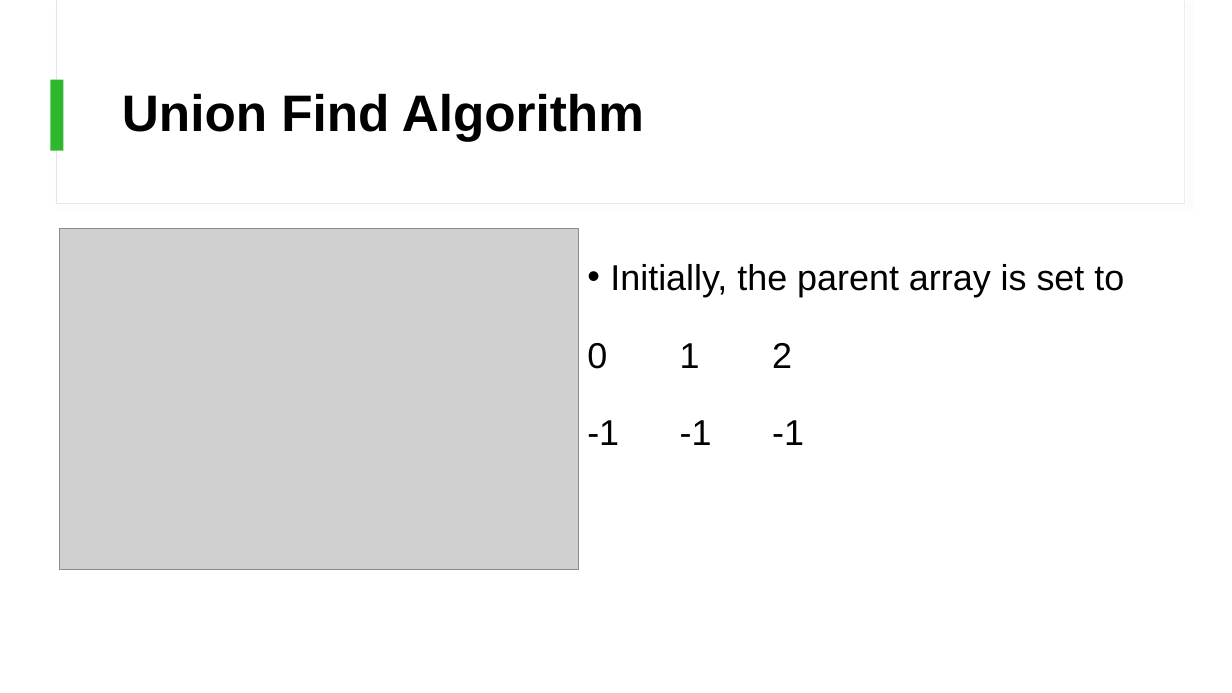
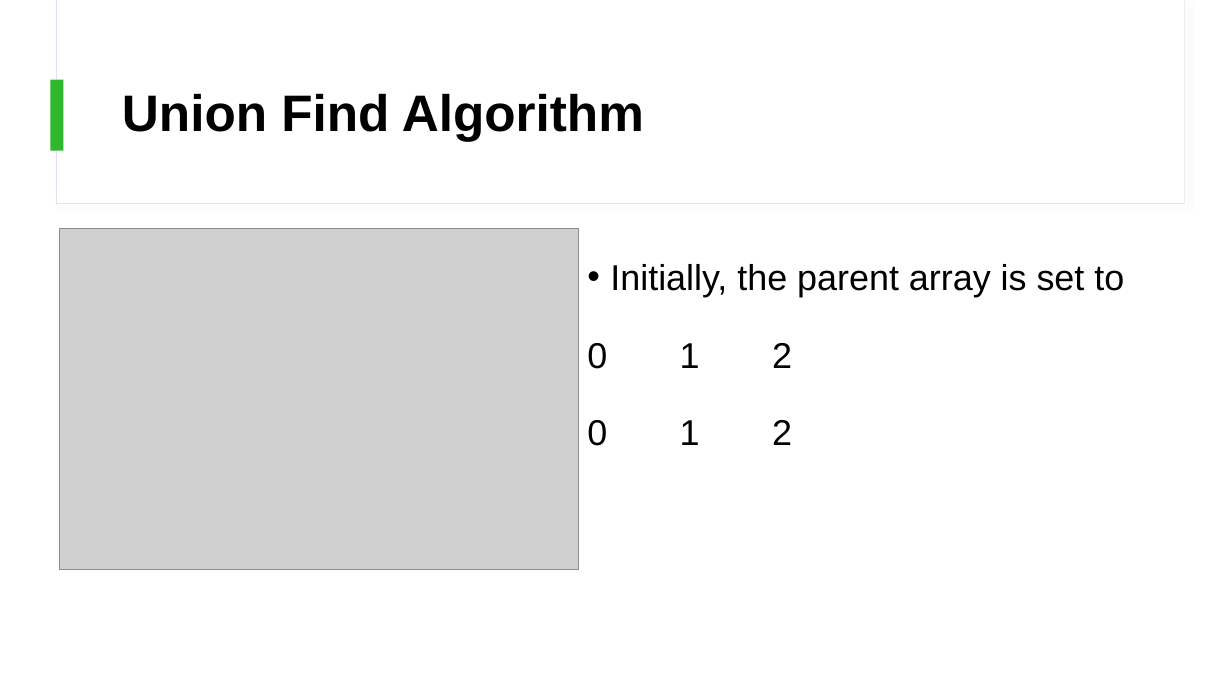
Before and after one commit to KarinaSang/Teaching, a slide deck: slide 23 of CCC_Senior/Week4/Week4.pptx. Drawn at 1232x693 pixels with LibreOffice and Linux fonts; fonts in the diff are those of the drawing; grey boxes stand for pictures. Boxes give left, top, right and bottom in pixels: in the first picture for what was removed or moved away, otherwise in the second. Text is boxed around its words. In the diff, an @@ line names an element or a change of style, - is before the commit and + after.

```diff
--- a/CCC_Senior/Week4/Week4.pptx
+++ b/CCC_Senior/Week4/Week4.pptx
@@ text at (x1=587, y1=420, x2=792, y2=446): text changed @@
--1 -1 -1
+0 1 2
```
Also in this commit, not shown: 1 other slide changed, 4 other files.
